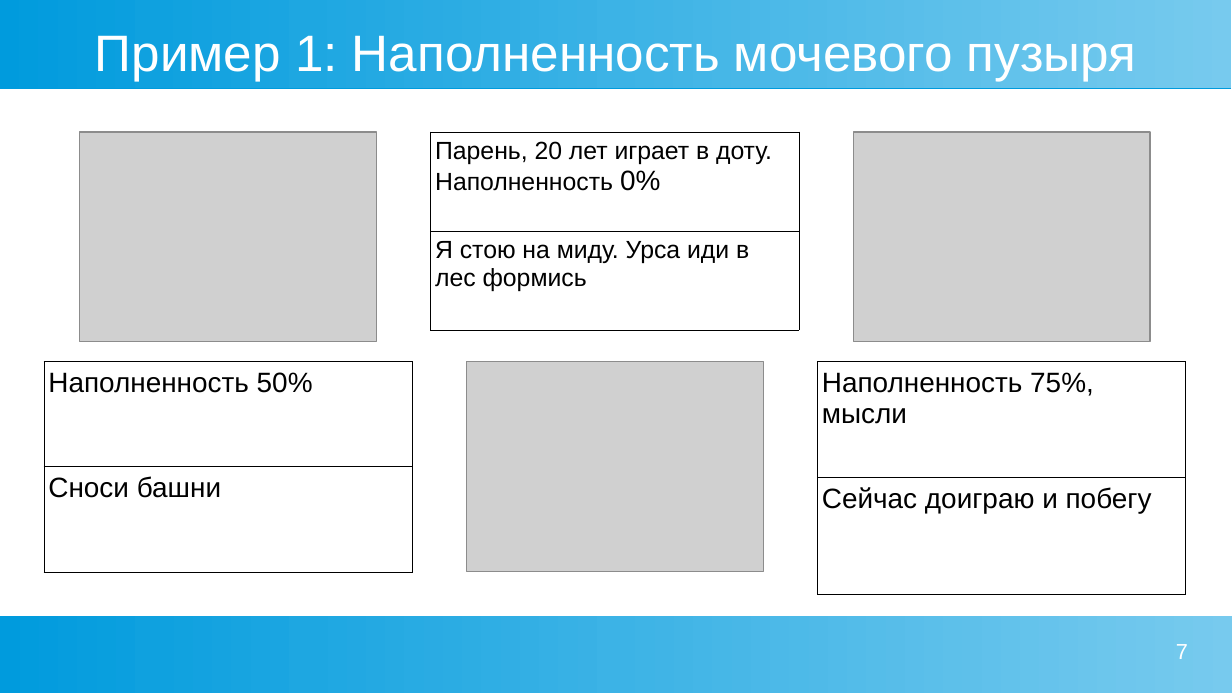
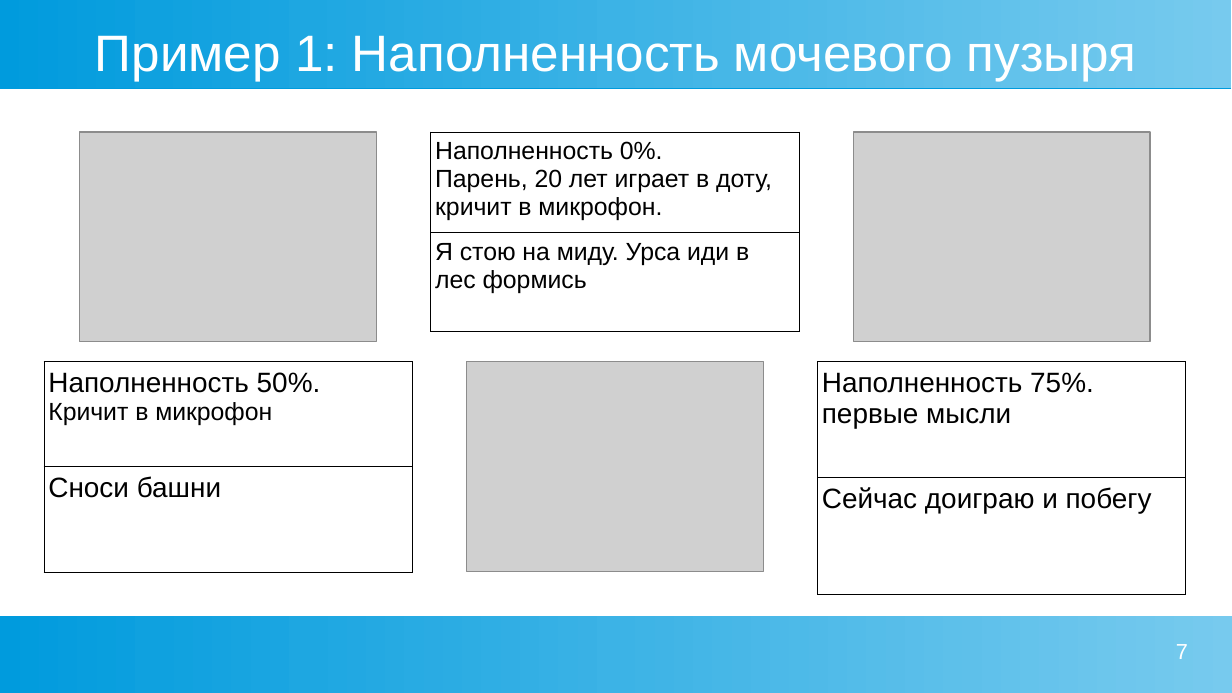
Before and after one commit to Chularev/articles, a slide deck: slide 7 of Psychology/2. гомеостаз и мотивация.odp. Drawn at 1232x693 pixels with LibreOffice and Linux fonts; fonts in the diff are those of the drawing; grey boxes stand for pictures. Boxes give left, top, right and bottom in pixels: in the first picture for what was removed or moved away, otherwise in the second. Text is boxed around its words. In the diff, an @@ line names an element or a change of style, - is before the commit and + after.

Commit message:
tmp

```diff
--- a/Psychology/2. гомеостаз и мотивация.odp
+++ b/Psychology/2. гомеостаз и мотивация.odp
@@ table at bbox=[430, 132, 799, 330] @@
-row 1, column 1: Парень, 20 лет играет в доту. Наполненность 0%
+row 1, column 1: Наполненность 0%. / Парень, 20 лет играет в доту, кричит в микрофон.
@@ table at bbox=[44, 362, 413, 572] @@
-row 1, column 1: Наполненность 50%
+row 1, column 1: Наполненность 50%. / Кричит в микрофон
@@ table at bbox=[818, 362, 1187, 595] @@
-row 1, column 1: Наполненность 75%, мысли
+row 1, column 1: Наполненность 75%. / первые мысли
```
Also in this commit, not shown: 1 other slide changed.
